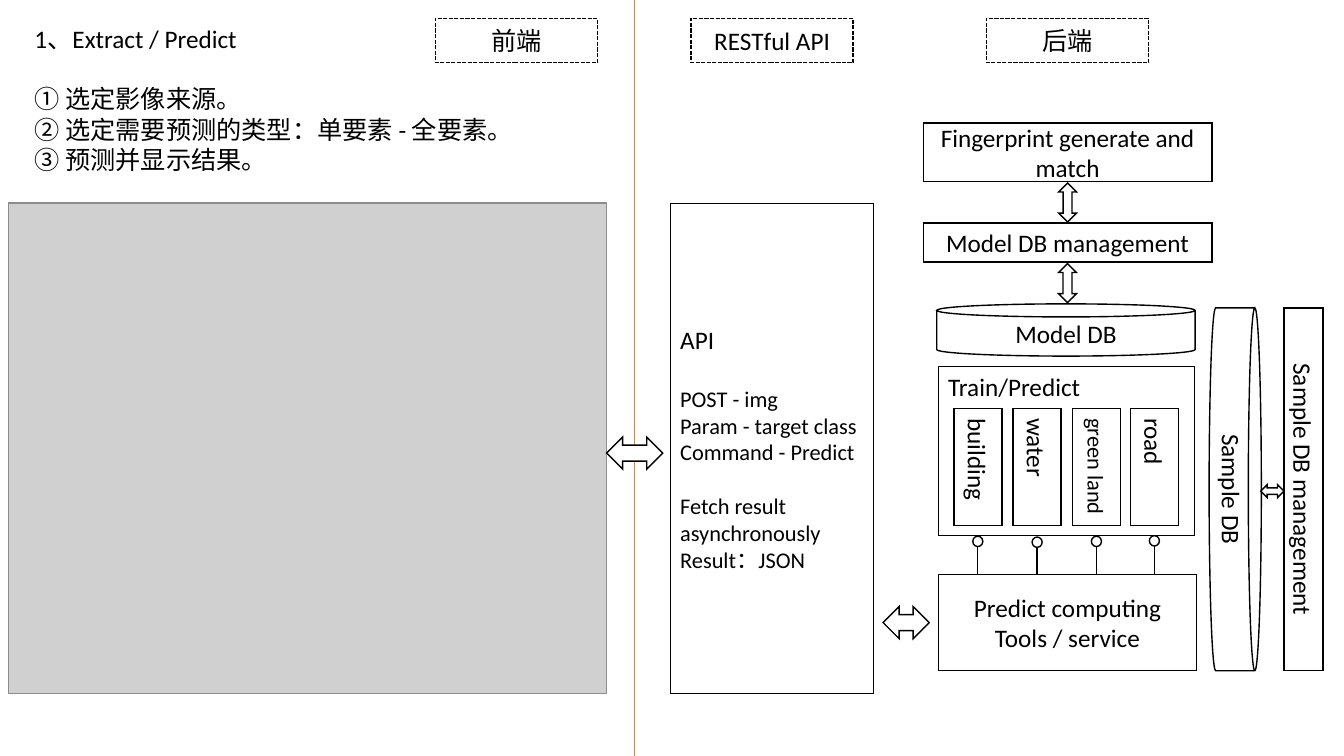
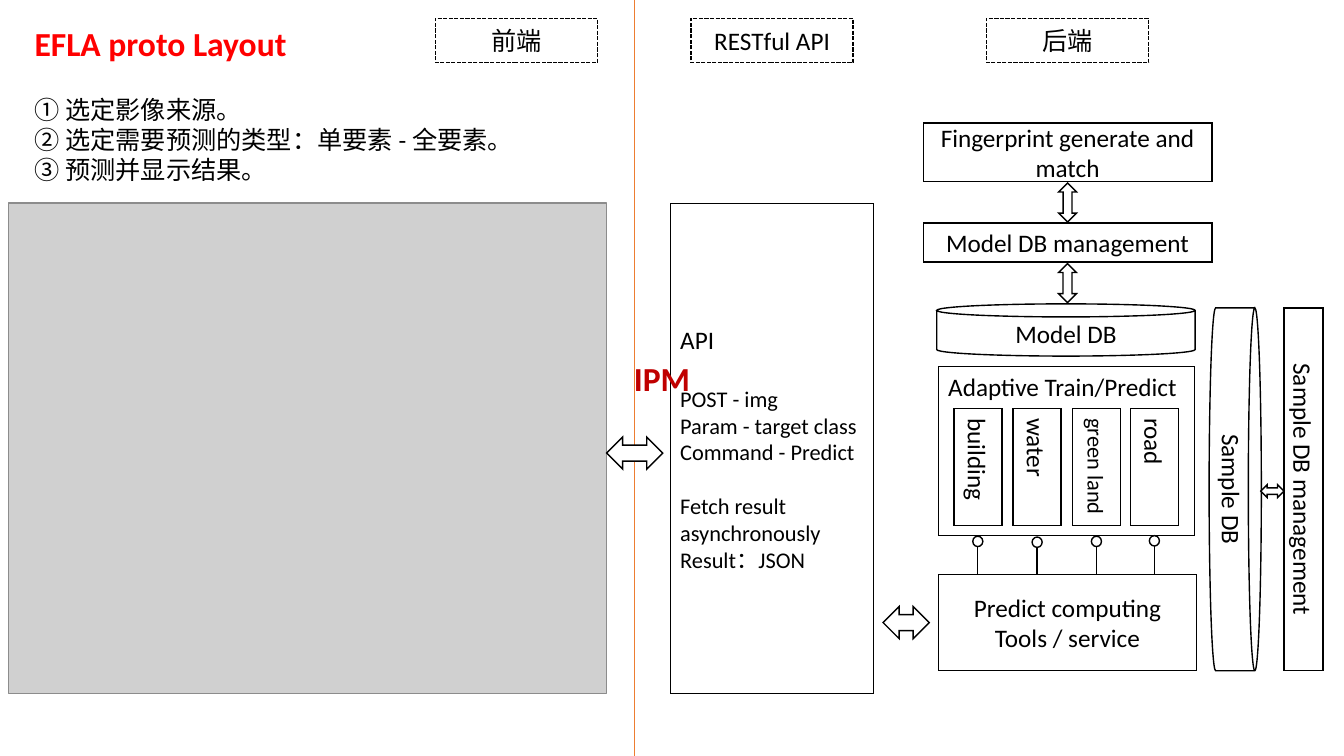
Before and after one commit to mydonne/EFLA, a slide deck: slide 1 of docs/EFLA.pptx. Drawn at 1344x756 pixels with LibreOffice and Linux fonts; fonts in the diff are those of the drawing; grey boxes stand for pictures. Boxes give left, top, right and bottom in pixels: in the first picture for what was removed or moved away, otherwise in the second. Text is boxed around its words. In the diff, an @@ line names an element or a change of style, - is before the commit and + after.

```diff
--- a/docs/EFLA.pptx
+++ b/docs/EFLA.pptx
@@ text at box(35, 34, 286, 62): text changed; size 18 to 24 pt; text colour #000000 to #FF0000; bold on @@
-1、Extract / Predict
+EFLA proto Layout
@@ text added at box(634, 363, 690, 399), 24 pt, text #C00000, bold @@
+IPM
@@ text in rectangle at box(948, 378, 1177, 400): text changed @@
-Train/Predict
+Adaptive Train/Predict
```
Also in this commit, not shown: 1 slide added.
